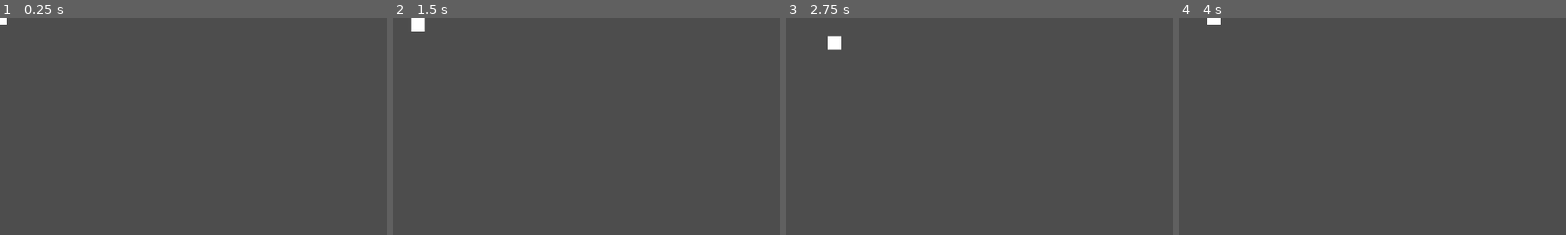
Above: before the commit, frames 1-4 (left to right).
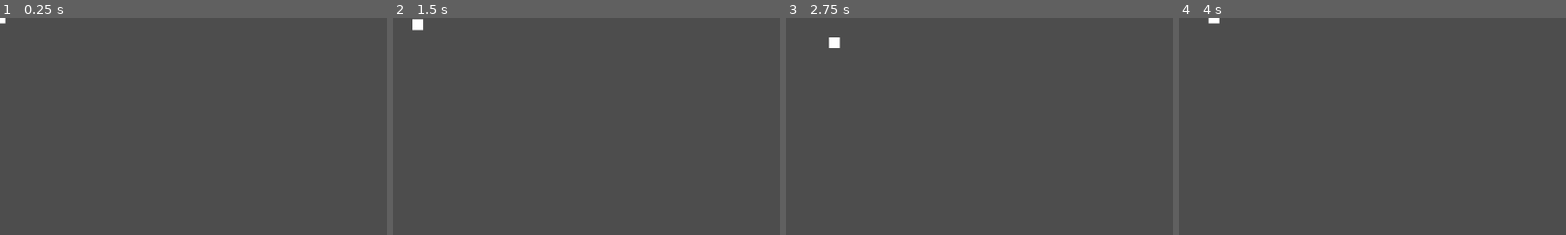
Above: after the commit, the same moments.

Repository: ender-titan1/GWJ-68
Game: Godot game, scene res://src/Player.tscn
Two runs of this game, one before a commit and one after it. Both use one fixed random seed, a clock stepped at 60 frames per second and the inputs below. The project has no main scene, so this scene is started directly.
Inputs:
- Up to frame 1 (0.25 s): no input
- Up to frame 2 (1.5 s): tap Enter at 0.5 s; hold Right (ui_right) 0.53-1.28 s; tap Space at 1.25 s; hold Down (ui_down) from 1.28 s (still down)
- Up to frame 3 (2.75 s): release Down (ui_down) at 2.03 s; hold Right (ui_right) from 2.03 s (still down)
- Up to frame 4 (4 s): release Right (ui_right) at 2.78 s; hold Up (ui_up) 2.78-3.53 s; hold Left (ui_left) from 3.53 s (still down)
The pictures show only the part of the screen within x 0-50%, y 0-50%; the shares and areas given below are measured in that part.

The runs differ from the first frame. In frame 1, less than 0.1% of the frame differs, in the area x 0-2%, y 0-4%; in frame 2, 0.1%, in the area x 4-9%, y 0-7%; in frame 3, 0.1%; in frame 4, less than 0.1%.

Commit message:
Update Player.tscn

Diff:
--- a/assests/tilesets/foreground_tileset.tres
+++ b/assests/tilesets/foreground_tileset.tres
@@ -1,11 +1,14 @@
 [gd_resource type="TileSet" load_steps=3 format=3 uid="uid://pqpuo5fdn2tt"]
 
-[ext_resource type="Texture2D" uid="uid://dp5276agpl6yf" path="res://assests/images/Square.png" id="1_pquvr"]
+[ext_resource type="Texture2D" uid="uid://dp5276agpl6yf" path="res://assests/images/Square.png" id="1_qf0e1"]
 
 [sub_resource type="TileSetAtlasSource" id="TileSetAtlasSource_s68eo"]
-texture = ExtResource("1_pquvr")
+texture = ExtResource("1_qf0e1")
 0:0/0 = 0
 0:0/0/modulate = Color(0, 0, 0, 1)
+0:0/0/physics_layer_0/linear_velocity = Vector2(0, 0)
+0:0/0/physics_layer_0/angular_velocity = 0.0
 
 [resource]
+physics_layer_0/collision_layer = 1
 sources/0 = SubResource("TileSetAtlasSource_s68eo")
--- a/src/Player.tscn
+++ b/src/Player.tscn
@@ -1,10 +1,10 @@
 [gd_scene load_steps=4 format=3 uid="uid://dknboq6y3rert"]
 
 [ext_resource type="Script" path="res://src/Player.gd" id="1_n1n7r"]
+[ext_resource type="Texture2D" uid="uid://dp5276agpl6yf" path="res://assests/images/Square.png" id="2_xv3cc"]
 
 [sub_resource type="RectangleShape2D" id="RectangleShape2D_sq3eb"]
-
-[sub_resource type="BoxMesh" id="BoxMesh_a2q0x"]
+size = Vector2(16, 16)
 
 [node name="CharacterBody2D" type="CharacterBody2D"]
 script = ExtResource("1_n1n7r")
@@ -12,6 +12,5 @@
 [node name="CollisionShape2D" type="CollisionShape2D" parent="."]
 shape = SubResource("RectangleShape2D_sq3eb")
 
-[node name="MeshInstance2D" type="MeshInstance2D" parent="."]
-scale = Vector2(20, 20)
-mesh = SubResource("BoxMesh_a2q0x")
+[node name="Sprite2D" type="Sprite2D" parent="."]
+texture = ExtResource("2_xv3cc")
